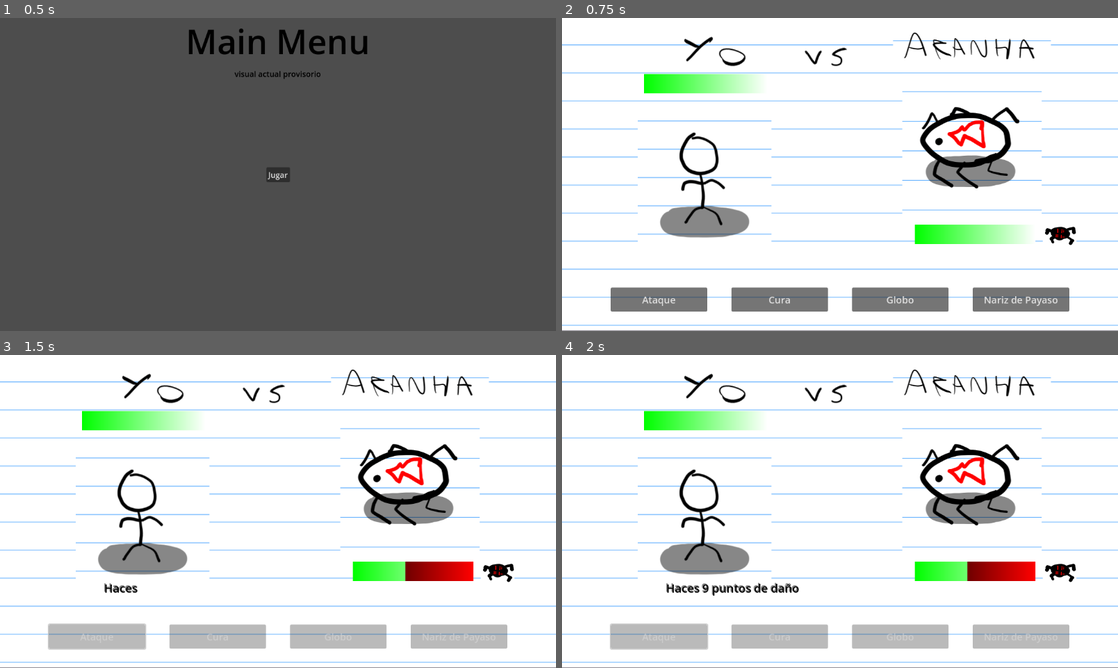
Above: before the commit, frames 1-4 (two rows, left to right).
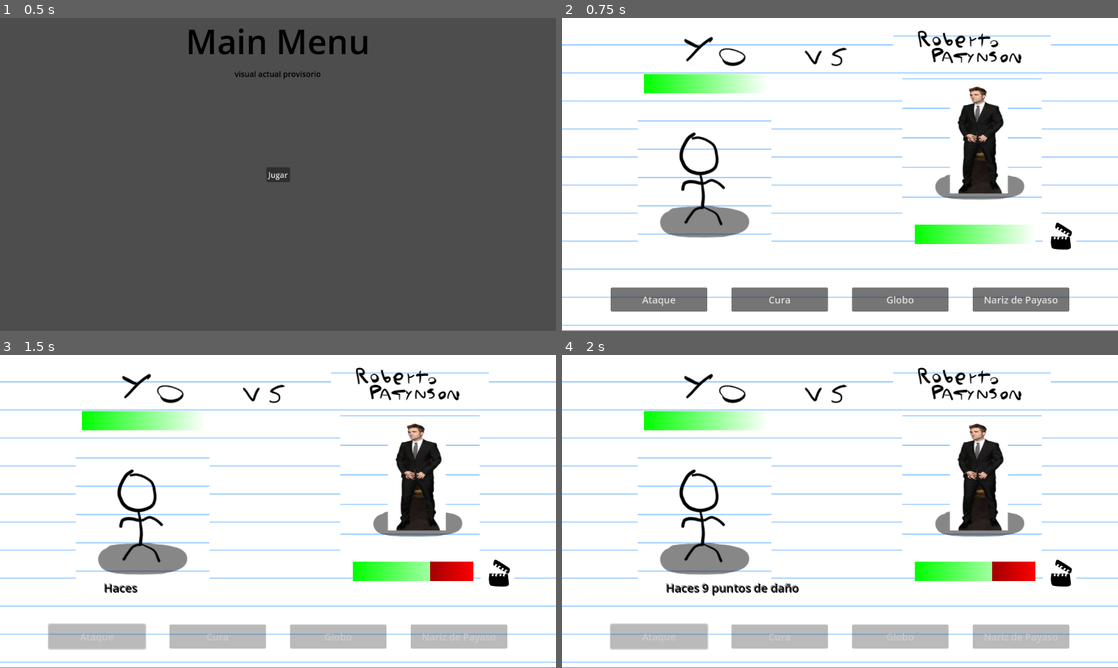
Above: after the commit, the same moments.

Repository: t0m45DEV/skidaddle-skidoodle
Game: Godot game, scene res://Menus/main_menu.tscn
Two runs of this game, one before a commit and one after it. Both use one fixed random seed, a clock stepped at 60 frames per second and the inputs below. The engine's default icon, where the game draws it, is replaced by a stand-in: a white triangle on a blue panel in a dark square.
Inputs:
- Up to frame 1 (0.5 s): no input
- Up to frame 2 (0.75 s): click "Jugar" at 0.5 s
- Up to frame 3 (1.5 s): click "Ataque" at 1.25 s
- Up to frame 4 (2 s): no input

Frame 1 is identical in both runs. In frame 2, 5.5% of the frame differs, in the area x 59-93%, y 4-75%; in frame 3, 5.8%; in frame 4, 5.8%.

Commit message:
Que se yo

Diff:
--- a/project/doodler/Enemies/67.tres
+++ b/project/doodler/Enemies/67.tres
@@ -15,4 +15,5 @@
 texture = ExtResource("5_ghyqk")
 tag = ExtResource("4_8fn6a")
 icon = ExtResource("2_voxmj")
+show_name = "67"
 metadata/_custom_type_script = "uid://b6si3q6ywg50d"
--- a/project/doodler/Enemies/acuaman.tres
+++ b/project/doodler/Enemies/acuaman.tres
@@ -16,4 +16,5 @@
 texture = ExtResource("5_78ffo")
 tag = ExtResource("4_0dsjc")
 icon = ExtResource("2_ljwgo")
+show_name = "acuaman"
 metadata/_custom_type_script = "uid://b6si3q6ywg50d"
--- a/project/doodler/Enemies/aranha.tres
+++ b/project/doodler/Enemies/aranha.tres
@@ -16,4 +16,5 @@
 texture = ExtResource("7_rm4mp")
 tag = ExtResource("6_cy0nh")
 icon = ExtResource("4_38il2")
+show_name = "arahna"
 metadata/_custom_type_script = "uid://b6si3q6ywg50d"
--- a/project/doodler/Enemies/biltm.tres
+++ b/project/doodler/Enemies/biltm.tres
@@ -16,4 +16,5 @@
 texture = ExtResource("5_r1icy")
 tag = ExtResource("4_86ny3")
 icon = ExtResource("2_iydom")
+show_name = "biltm"
 metadata/_custom_type_script = "uid://b6si3q6ywg50d"
--- a/project/doodler/Enemies/boblin.tres
+++ b/project/doodler/Enemies/boblin.tres
@@ -16,4 +16,5 @@
 texture = ExtResource("5_hywyo")
 tag = ExtResource("4_ng28h")
 icon = ExtResource("2_qi7mt")
+show_name = "boblin"
 metadata/_custom_type_script = "uid://b6si3q6ywg50d"
--- a/project/doodler/Enemies/cofre.tres
+++ b/project/doodler/Enemies/cofre.tres
@@ -12,4 +12,5 @@
 texture = ExtResource("5_f5sue")
 tag = ExtResource("4_l5olb")
 icon = ExtResource("2_rgrl8")
+show_name = "cofre"
 metadata/_custom_type_script = "uid://b6si3q6ywg50d"
--- a/project/doodler/Enemies/demoño.tres
+++ b/project/doodler/Enemies/demoño.tres
@@ -16,4 +16,5 @@
 texture = ExtResource("5_hnrv5")
 tag = ExtResource("4_fmq5b")
 icon = ExtResource("2_prxec")
+show_name = "demoño"
 metadata/_custom_type_script = "uid://b6si3q6ywg50d"
--- a/project/doodler/Enemies/eskeleton.tres
+++ b/project/doodler/Enemies/eskeleton.tres
@@ -17,3 +17,4 @@
 texture = ExtResource("8_1xbng")
 tag = ExtResource("7_juluw")
 icon = ExtResource("5_dxtci")
+show_name = "eskeleton"
--- a/project/doodler/Enemies/hataud.tres
+++ b/project/doodler/Enemies/hataud.tres
@@ -12,4 +12,5 @@
 texture = ExtResource("5_1ctyv")
 tag = ExtResource("4_l2f8k")
 icon = ExtResource("2_e75os")
+show_name = "hataud"
 metadata/_custom_type_script = "uid://b6si3q6ywg50d"
--- a/project/doodler/Enemies/labubu.tres
+++ b/project/doodler/Enemies/labubu.tres
@@ -16,4 +16,5 @@
 texture = ExtResource("5_73xkr")
 tag = ExtResource("4_mtsr0")
 icon = ExtResource("2_v1l0b")
+show_name = "labubu"
 metadata/_custom_type_script = "uid://b6si3q6ywg50d"
--- a/project/doodler/Enemies/magordito.tres
+++ b/project/doodler/Enemies/magordito.tres
@@ -16,4 +16,5 @@
 texture = ExtResource("5_5dx3s")
 tag = ExtResource("4_e6yse")
 icon = ExtResource("2_touik")
+show_name = "magordito"
 metadata/_custom_type_script = "uid://b6si3q6ywg50d"
--- a/project/doodler/Enemies/maguito.tres
+++ b/project/doodler/Enemies/maguito.tres
@@ -11,4 +11,5 @@
 texture = ExtResource("5_3bbcd")
 tag = ExtResource("4_ca44k")
 icon = ExtResource("2_ca44k")
+show_name = "maguito"
 metadata/_custom_type_script = "uid://b6si3q6ywg50d"
--- a/project/doodler/Enemies/mimic.tres
+++ b/project/doodler/Enemies/mimic.tres
@@ -11,4 +11,5 @@
 texture = ExtResource("5_43owk")
 tag = ExtResource("4_8j5ik")
 icon = ExtResource("2_sfoi3")
+show_name = "mimic"
 metadata/_custom_type_script = "uid://b6si3q6ywg50d"
--- a/project/doodler/Enemies/oy.tres
+++ b/project/doodler/Enemies/oy.tres
@@ -18,4 +18,5 @@
 texture = ExtResource("5_pijg8")
 tag = ExtResource("4_wr7v3")
 icon = ExtResource("2_kyqm8")
+show_name = "oy"
 metadata/_custom_type_script = "uid://b6si3q6ywg50d"
--- a/project/doodler/Enemies/pallaso.tres
+++ b/project/doodler/Enemies/pallaso.tres
@@ -16,4 +16,5 @@
 texture = ExtResource("5_lf5i8")
 tag = ExtResource("4_1sd6e")
 icon = ExtResource("2_tiupw")
+show_name = "pallaso"
 metadata/_custom_type_script = "uid://b6si3q6ywg50d"
--- a/project/doodler/Enemies/puingino.tres
+++ b/project/doodler/Enemies/puingino.tres
@@ -16,4 +16,5 @@
 texture = ExtResource("5_xd7ij")
 tag = ExtResource("4_sbsax")
 icon = ExtResource("2_3cgo3")
+show_name = "puingino"
 metadata/_custom_type_script = "uid://b6si3q6ywg50d"
--- a/project/doodler/Enemies/roberto.tres
+++ b/project/doodler/Enemies/roberto.tres
@@ -16,4 +16,5 @@
 texture = ExtResource("5_fsbj6")
 tag = ExtResource("4_yaycj")
 icon = ExtResource("2_u7q23")
+show_name = "roberto"
 metadata/_custom_type_script = "uid://b6si3q6ywg50d"
--- a/project/doodler/Enemies/trex.tres
+++ b/project/doodler/Enemies/trex.tres
@@ -16,4 +16,5 @@
 texture = ExtResource("5_jouve")
 tag = ExtResource("4_61tk6")
 icon = ExtResource("2_t8280")
+show_name = "trex"
 metadata/_custom_type_script = "uid://b6si3q6ywg50d"
Not shown, added: project/doodler/Sprites/derrota-screen.png.import
Not shown, added: project/doodler/Sprites/win-screen.png.import
